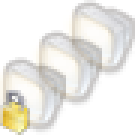
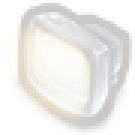
Layer changes from the first w=135, h=135 image to the second:
hid "Lock" over bbox(0, 90, 30, 135)
hid group "Inactive" (3 layers) over bbox(0, 0, 135, 135)
added layer "inactive" above "active" over bbox(3, 0, 132, 135)
